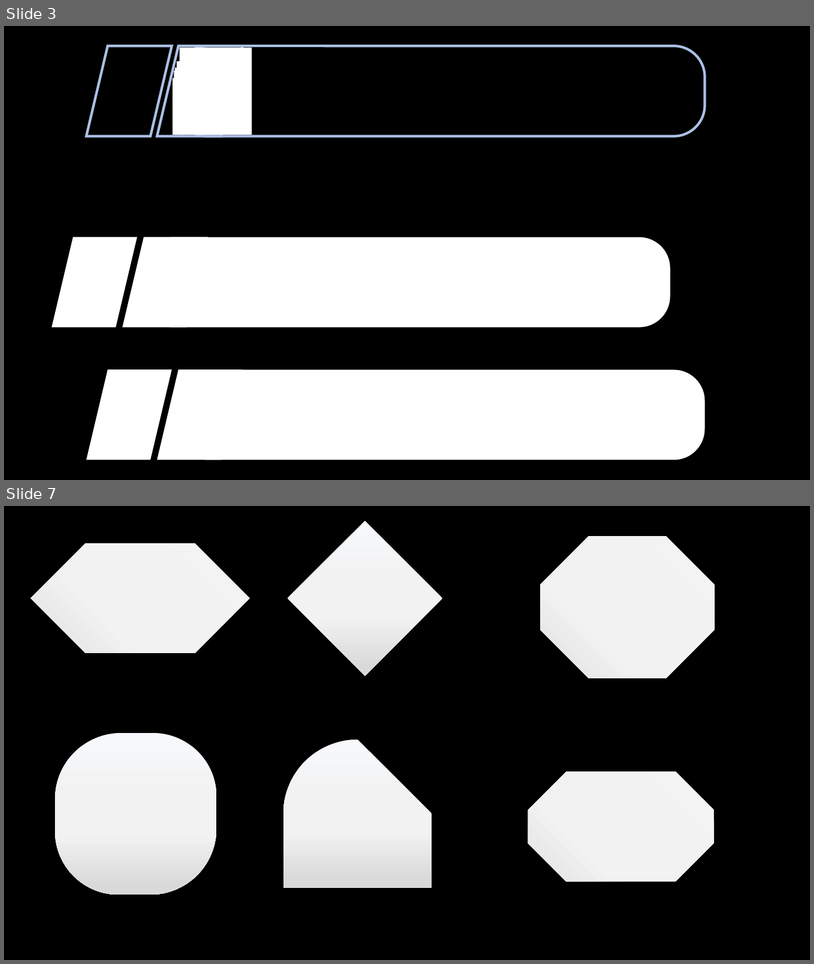
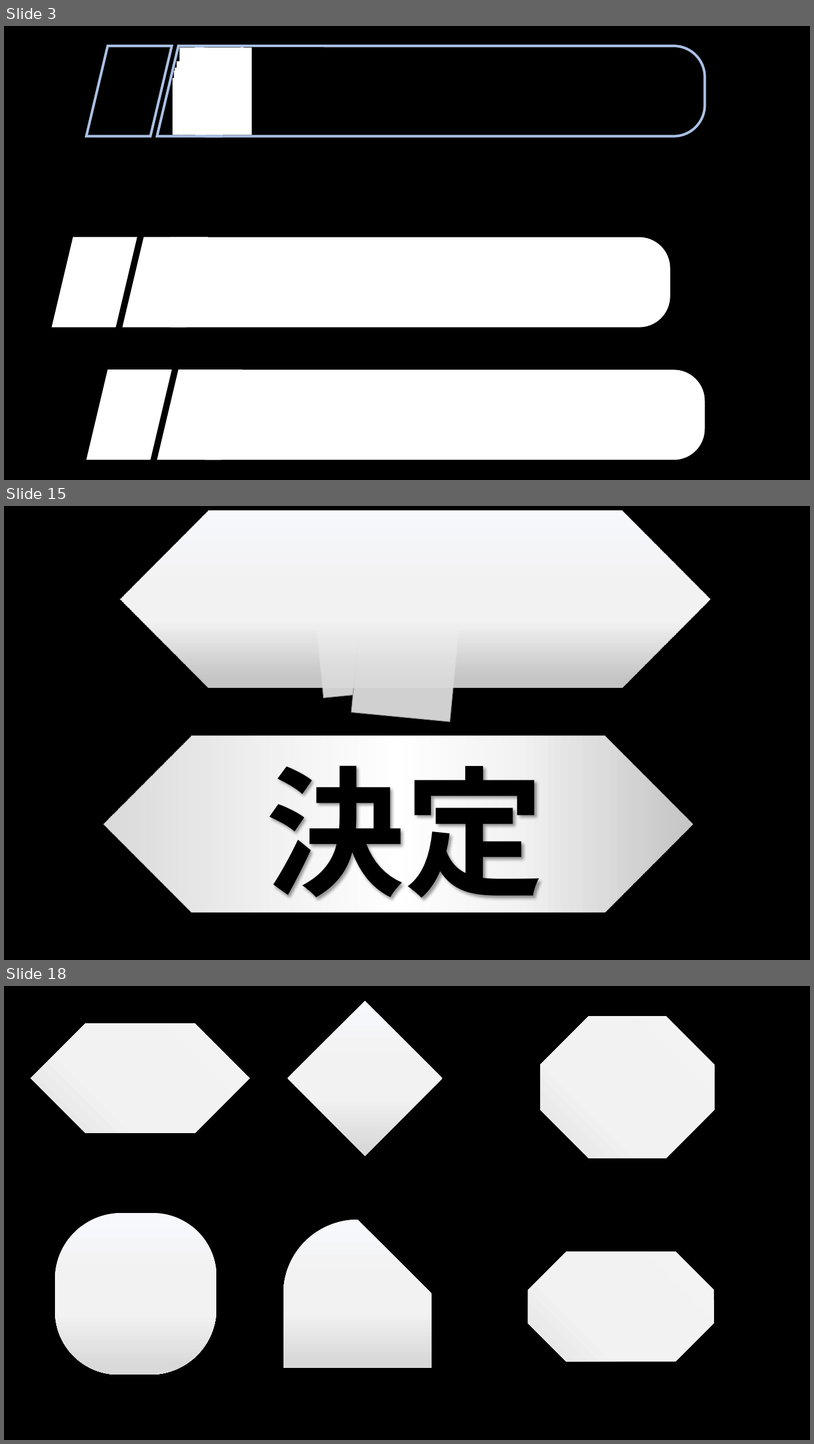
Before and after one commit to YuukiReiya/RhythmGame, a slide deck: resource.pptx. Shown one above the other, each under a label of ours: slides 3 and 7 before the commit, slides 3, 15 and 18 after it; the slides between them are not shown. The pictures are 814x964 and 814x1444 pixels, drawn with LibreOffice and Linux fonts; fonts in the diff are those of the drawing; grey boxes stand for pictures. Boxes give left, top, right and bottom in pixels: in the first picture for what was removed or moved away, otherwise in the second. Text is boxed around its words. In the diff, an @@ line names an element or a change of style, - is before the commit and + after.

```diff
--- a/resource.pptx
+++ b/resource.pptx
@@ slide 15 added at bbox=[4, 506, 810, 960], background #000000 @@
@@ snip same rect added at bbox=[120, 511, 711, 687], fill gradient #F6F8FC to #F2F2F2 to #D9D9D9 @@
@@ picture added at bbox=[311, 555, 422, 698] @@
@@ picture added at bbox=[352, 579, 463, 721] @@
@@ snip same rect added at bbox=[103, 735, 693, 912], fill gradient #D9D9D9 to #F2F2F2 to #FFFFFF @@
@@ text added at bbox=[266, 765, 545, 918], 166 pt, text #000000, bold @@
+決定
@@ what was slide 7 is now slide 18 @@
```
Also in this commit, not shown: 4 slides changed, 10 other slides added.
